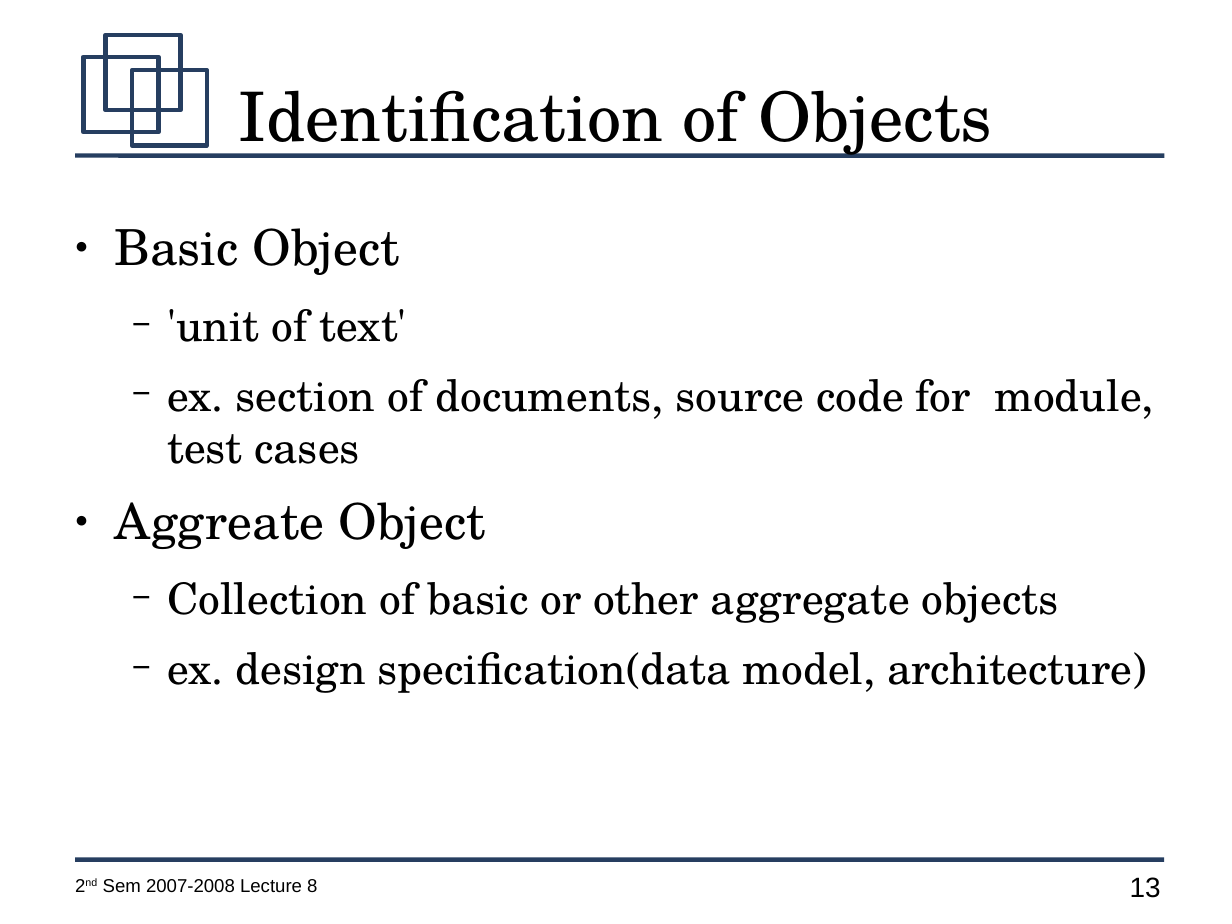
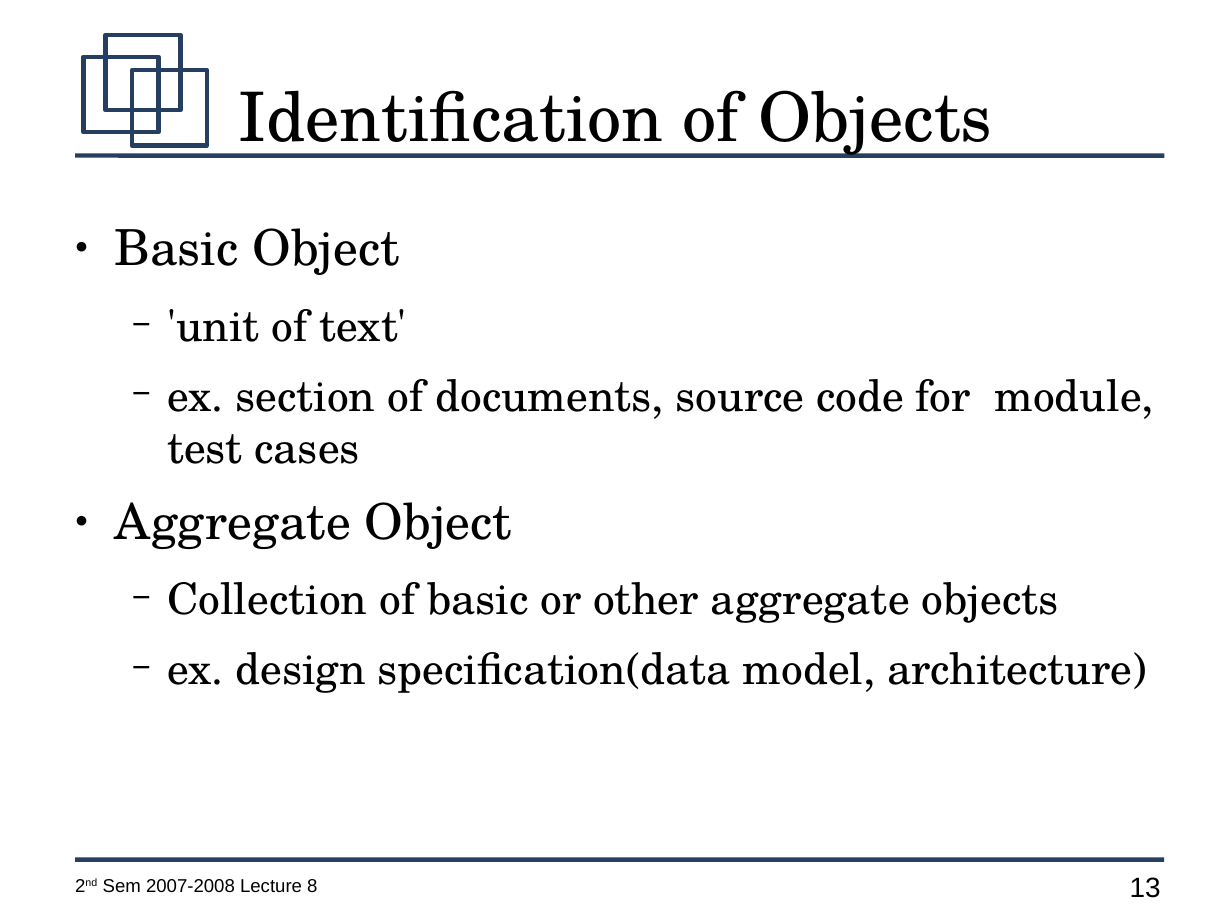
Before and after one commit to jachermocilla/jach-homepage, a slide deck: slide 13 of CMSC128-2nd-Sem-2007-L8.odp. Drawn at 1232x924 pixels with LibreOffice and Linux fonts; fonts in the diff are those of the drawing. Boxes give left, top, right and bottom in pixels: in the first picture for what was removed or moved away, otherwise in the second. Text is boxed around its words. In the diff, an @@ line names an element or a change of style, - is before the commit and + after.

```diff
--- a/CMSC128-2nd-Sem-2007-L8.odp
+++ b/CMSC128-2nd-Sem-2007-L8.odp
@@ text at [114,502,512,549]: text changed @@
-● Aggreate Object
+● Aggregate Object
```
Also in this commit, not shown: 1 other slide changed, 1 other file.
